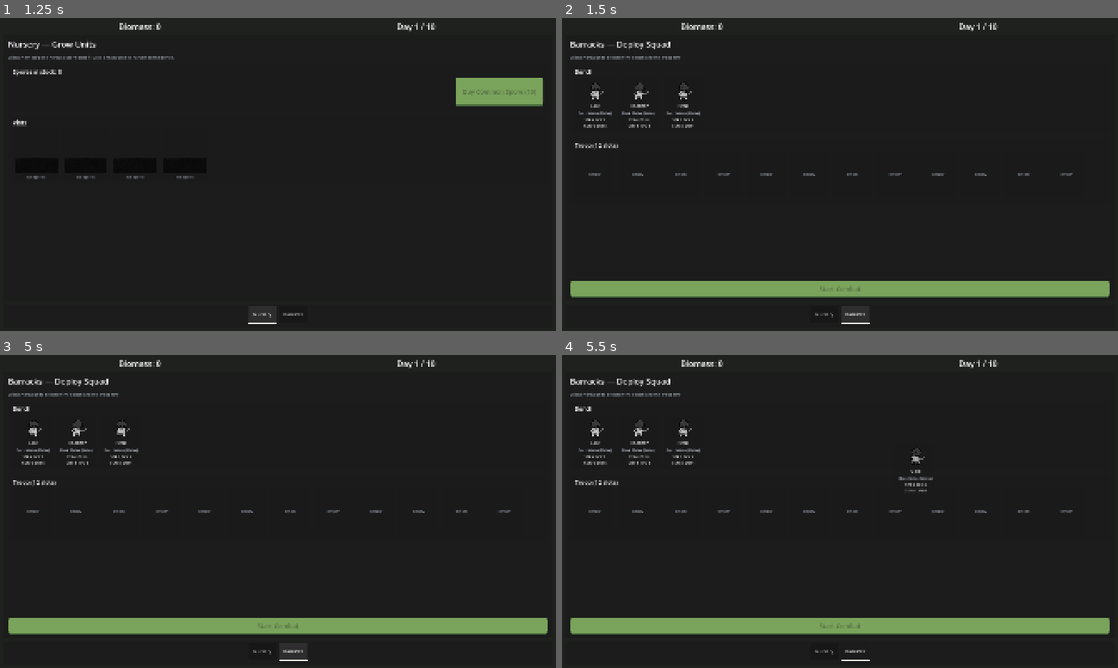
Above: before the commit, frames 1-4 (two rows, left to right).
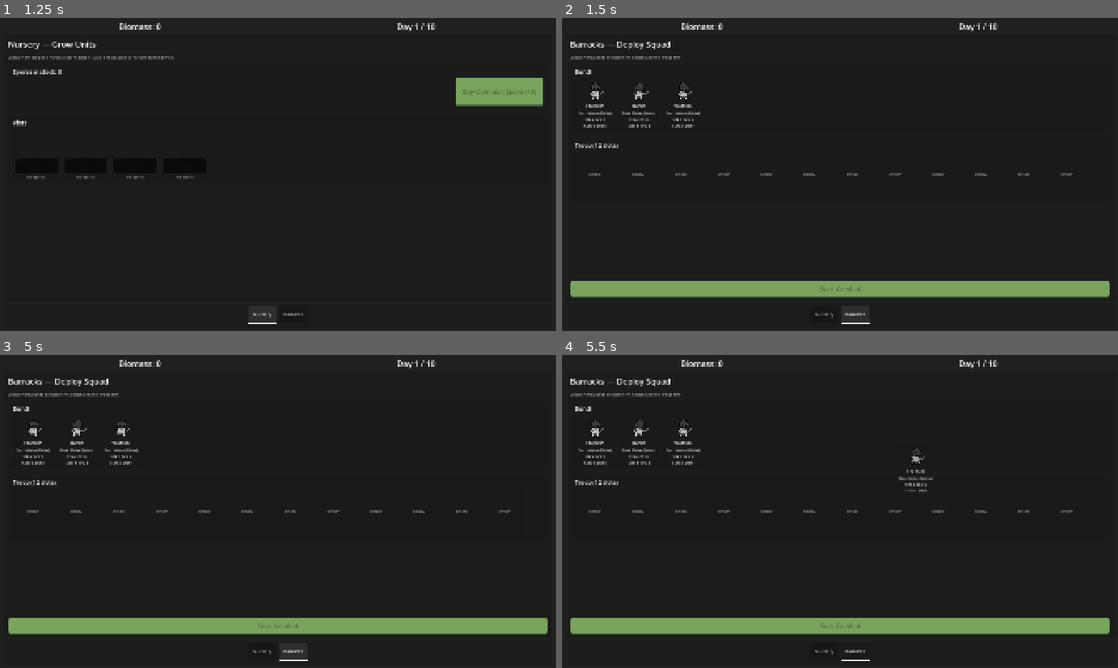
Above: after the commit, the same moments.

Repository: stonecauldron/mycelium-prototype
Game: Godot game, scene res://assets/base/base.tscn
Two runs of this game, one before a commit and one after it. Both use one fixed random seed, a clock stepped at 60 frames per second and the inputs below.
Inputs (mouse positions are in pixels of both pictures, inside the frame that each line leads up to):
- Up to frame 1 (1.25 s): click "Nursery" at 0.5 s
- Up to frame 2 (1.5 s): click "Barracks" at 1.25 s
- Up to frame 3 (5 s): click "Nursery" at 2 s; click "Barracks" at 2.75 s; click "Nursery" at 3.5 s; click "Barracks" at 4.25 s
- Up to frame 4 (5.5 s): drag from (595, 442) to (895, 442) at 5.02 s

Frame 1 is identical in both runs. In frame 2, less than 0.1% of the frame differs, in the area x 4-24%, y 27-29%; in frame 3, less than 0.1%; in frame 4, less than 0.1%, in the area x 4-66%, y 27-38%.

Commit message:
Centralize unit names from a naturalist surname pool.
Use UnitNames for harvest, starter bench, enemies, and combat fallbacks instead of scattered hardcoded labels.

Co-authored-by: Cursor <cursoragent@cursor.com>

Diff:
--- a/assets/base/nursery/nursery_data.gd
+++ b/assets/base/nursery/nursery_data.gd
@@ -5,17 +5,6 @@
 const STARTER_SPORE_COUNT := 0
 const _COMMON_SPORE_PATH := "res://assets/base/nursery/common_spore.tres"
 const _MELEE_WEAPON_PATH := "res://assets/weapons/basic_melee.tres"
-
-const _HARVEST_NAMES: Array[String] = [
-	"Moss",
-	"Sprout",
-	"Thorn",
-	"Pollen",
-	"Mycel",
-	"Sporeling",
-	"Cap",
-	"Hypha",
-]
 
 @export var plots: Array = []
 @export var spore_stock: Array[SporeData] = []
@@ -99,8 +88,7 @@
 func _make_harvest_unit() -> RosterUnitData:
 	var weapon := load(_MELEE_WEAPON_PATH) as WeaponData
 	var stats := UnitStatsData.create_for_tier(UnitStatsData.PowerTier.AVERAGE)
-	var unit_name: String = str(_HARVEST_NAMES[randi() % _HARVEST_NAMES.size()])
-	return RosterUnitData.create(unit_name, stats, weapon)
+	return RosterUnitData.create(UnitNames.pick(), stats, weapon)
 
 
 func _ensure_plot_count() -> void:
--- a/assets/base/troop_selection/troop_selection_screen.gd
+++ b/assets/base/troop_selection/troop_selection_screen.gd
@@ -78,9 +78,8 @@
 
 func _make_default_bench() -> Array[RosterUnitData]:
 	var units: Array[RosterUnitData] = []
-	units.append(_make_unit("Fern", UnitStatsData.PowerTier.AVERAGE, _MELEE_WEAPON))
-	units.append(_make_unit("Gale", UnitStatsData.PowerTier.AVERAGE, _MELEE_WEAPON))
-	units.append(_make_unit("Heather", UnitStatsData.PowerTier.AVERAGE, _MELEE_WEAPON))
+	for unit_name in UnitNames.pick_unique(3):
+		units.append(_make_unit(unit_name, UnitStatsData.PowerTier.AVERAGE, _MELEE_WEAPON))
 	return units
 
 
@@ -247,10 +246,10 @@
 	var tiers: Array = composition.get("tiers", [UnitStatsData.PowerTier.WEAK])
 	for i in melee_n:
 		var tier: UnitStatsData.PowerTier = tiers[i % tiers.size()]
-		enemy.append(_make_unit("Enemy Melee %d" % (i + 1), tier, _MELEE_WEAPON))
+		enemy.append(_make_unit(UnitNames.pick(), tier, _MELEE_WEAPON))
 	for i in spear_n:
 		var tier: UnitStatsData.PowerTier = tiers[(melee_n + i) % tiers.size()]
-		enemy.append(_make_unit("Enemy Spear %d" % (i + 1), tier, _SPEAR_WEAPON))
+		enemy.append(_make_unit(UnitNames.pick(), tier, _SPEAR_WEAPON))
 	return enemy
 
 
--- /dev/null
+++ b/assets/base/unit_names.gd
@@ -0,0 +1,66 @@
+class_name UnitNames
+extends RefCounted
+
+## Family names of famous naturalists and biologists for roster units.
+const NAMES: Array[String] = [
+	"Darwin",
+	"Linnaeus",
+	"Mendel",
+	"Pasteur",
+	"Wallace",
+	"Hooker",
+	"Huxley",
+	"Lamarck",
+	"Cuvier",
+	"Humboldt",
+	"Audubon",
+	"Carson",
+	"Goodall",
+	"Fossey",
+	"Lorenz",
+	"Mayr",
+	"Haeckel",
+	"Buffon",
+	"Jenner",
+	"Koch",
+	"Fleming",
+	"Franklin",
+	"McClintock",
+	"Muir",
+	"Agassiz",
+	"Banks",
+	"Cousteau",
+	"Attenborough",
+	"Leakey",
+	"Margulis",
+	"Wilson",
+	"Bartram",
+	"Ray",
+	"Malpighi",
+	"Crick",
+	"Watson",
+	"Dobzhansky",
+	"Theophrastus",
+	"Vesalius",
+	"Harvey",
+]
+
+
+static func pick() -> String:
+	if NAMES.is_empty():
+		return "Unit"
+	return NAMES[randi() % NAMES.size()]
+
+
+static func pick_unique(count: int) -> Array[String]:
+	var result: Array[String] = []
+	if count <= 0:
+		return result
+	var pool: Array[String] = NAMES.duplicate()
+	pool.shuffle()
+	for i in count:
+		if pool.is_empty():
+			result.append(pick())
+		else:
+			result.append(pool.pop_back())
+	return result
--- a/assets/combat/combat_stage/combat_stage.gd
+++ b/assets/combat/combat_stage/combat_stage.gd
@@ -29,13 +29,13 @@
 		if not OS.has_feature("editor"):
 			push_error("CombatStage requires a non-empty player squad in GameState.troop.")
 			return
-		player_roster = _make_fallback_roster("Capling", 3, 0)
+		player_roster = _make_fallback_roster(3, 0)
 
 	var enemy_roster: Array[RosterUnitData]
 	if BattleLaunch.has_enemy_roster():
 		enemy_roster = BattleLaunch.take_enemy_roster()
 	elif OS.has_feature("editor"):
-		enemy_roster = _make_fallback_roster("Enemy", 2, 1)
+		enemy_roster = _make_fallback_roster(2, 1)
 	else:
 		push_error("CombatStage requires an enemy roster via BattleLaunch.")
 		return
@@ -43,24 +43,20 @@
 	_run_battle(player_roster, enemy_roster)
 
 
-func _make_fallback_roster(
-	name_prefix: String,
-	melee_count: int,
-	spear_count: int
-) -> Array[RosterUnitData]:
+func _make_fallback_roster(melee_count: int, spear_count: int) -> Array[RosterUnitData]:
 	var roster: Array[RosterUnitData] = []
-	for i in melee_count:
+	for _i in melee_count:
 		roster.append(
 			RosterUnitData.create(
-				"%s Melee %d" % [name_prefix, i + 1],
+				UnitNames.pick(),
 				UnitStatsData.create_for_tier(UnitStatsData.PowerTier.AVERAGE),
 				_MELEE_WEAPON
 			)
 		)
-	for i in spear_count:
+	for _i in spear_count:
 		roster.append(
 			RosterUnitData.create(
-				"%s Spear %d" % [name_prefix, i + 1],
+				UnitNames.pick(),
 				UnitStatsData.create_for_tier(UnitStatsData.PowerTier.AVERAGE),
 				_SPEAR_WEAPON
 			)
Not shown, added: assets/base/unit_names.gd.uid
